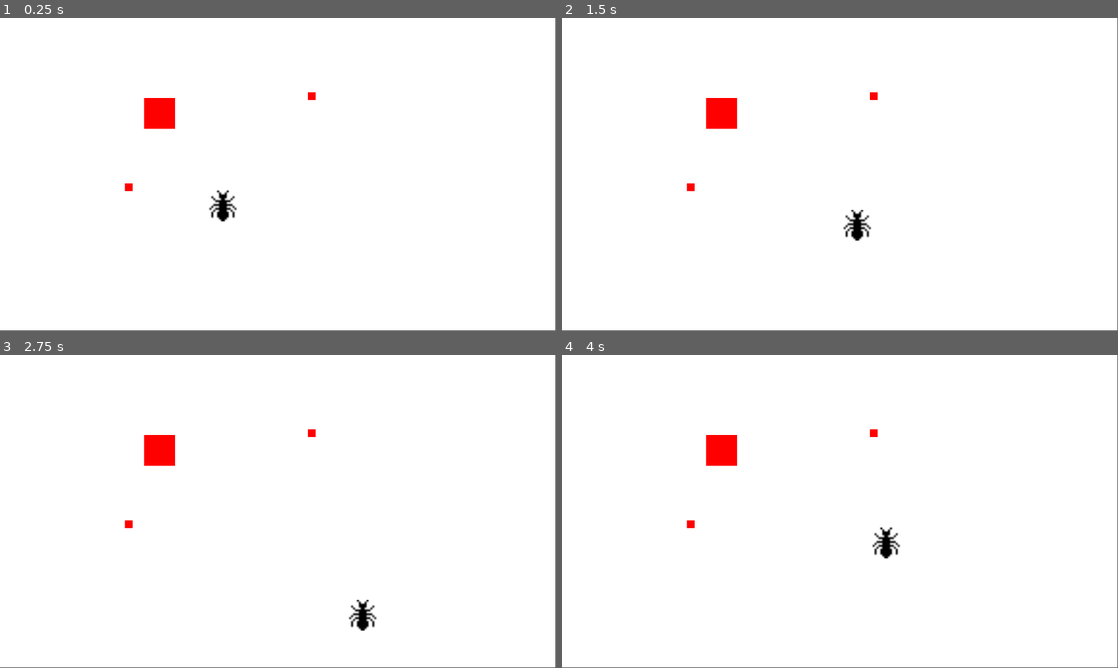
Above: before the commit, frames 1-4 (two rows, left to right).
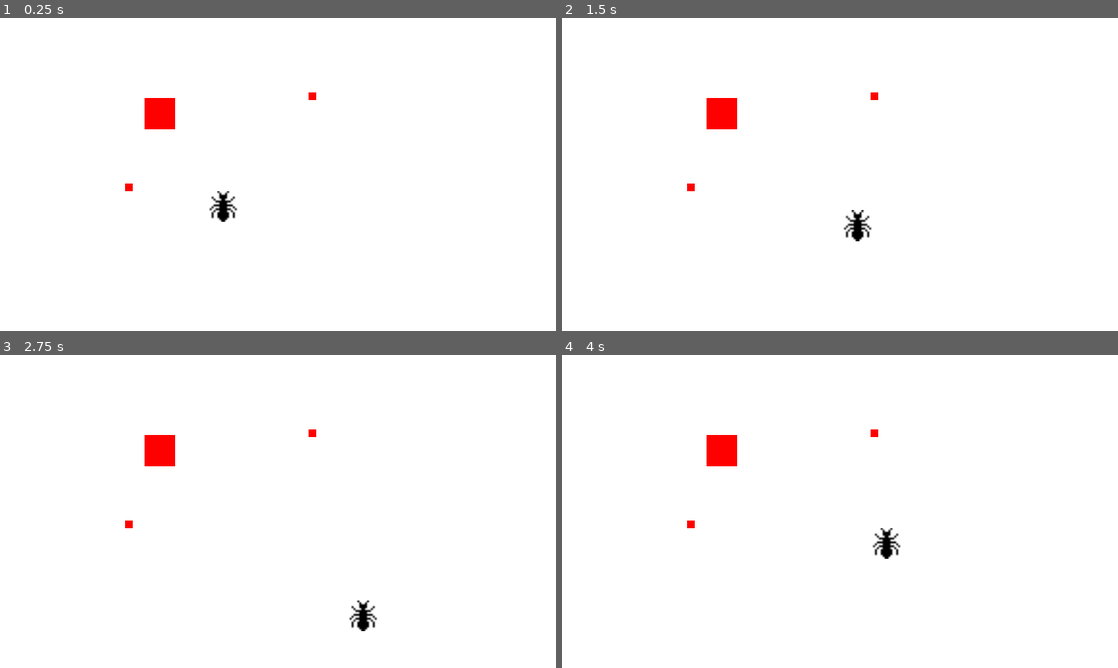
Above: after the commit, the same moments.

Repository: WhitePuppyGD/CollectiveSort
Game: Godot game, scene res://scenes/field.tscn
The game is run twice, just before and just after one commit, with the same random seed, the same clock (stepped at 60 frames per second) and the same inputs.
Inputs:
- Up to frame 1 (0.25 s): no input
- Up to frame 2 (1.5 s): tap Enter at 0.5 s; hold Right (ui_right) 0.53-1.28 s; hold Down (ui_down) from 1.28 s (still down)
- Up to frame 3 (2.75 s): release Down (ui_down) at 2.03 s; hold Right (ui_right) from 2.03 s (still down)
- Up to frame 4 (4 s): release Right (ui_right) at 2.78 s; hold Up (ui_up) 2.78-3.53 s; hold Left (ui_left) from 3.53 s (still down)
In our replay, the window is 799x449 before the commit and 800x450 after it. These sizes can differ from the game's own. Grey fills any space a smaller window leaves; there, only what the larger window draws over its background counts as a difference.

The runs differ from the first frame. In frame 1, 0.2% of the frame differs, in the area x 22-57%, y 23-66%; in frame 2, 0.2%; in frame 3, 0.3%, in the area x 22-68%, y 23-89%; in frame 4, 0.2%.

Commit message:
Square as static body

Diff:
--- a/project.godot
+++ b/project.godot
@@ -15,6 +15,11 @@
 config/features=PackedStringArray("4.3", "Forward Plus")
 config/icon="res://icon.svg"
 
+[display]
+
+window/stretch/mode="canvas_items"
+window/stretch/aspect="expand"
+
 [rendering]
 
 environment/defaults/default_clear_color=Color(1, 1, 1, 1)
--- a/scenes/ant.gd
+++ b/scenes/ant.gd
@@ -18,7 +18,7 @@
 
 
 var speed = 200  # Vitesse du personnage en pixels par seconde
-
+var carried_object = null
 
 
 func _physics_process(delta: float) -> void:
@@ -30,6 +30,9 @@
 
 	# Définir la vélocité du personnage
 	velocity = input_vector * speed
+
+	if carried_object:
+		carried_object.position = position
 
 # Déplacer le personnage et détecter les collisions
 #	var collision = move_and_collide(velocity * delta)
@@ -51,3 +54,13 @@
 
 	#On peut agir sur les paramètres du Square rencontré
 	area.position = position
+
+
+
+func _on_area_2d_body_entered(body: Node2D) -> void:
+
+	print("Collision", body)
+	body.position = position
+	carried_object = body
+
+	pass # Replace with function body.
--- a/scenes/ant.tscn
+++ b/scenes/ant.tscn
@@ -3,31 +3,31 @@
 [ext_resource type="Texture2D" uid="uid://k7lyytxtr5yf" path="res://artwork/ant.png" id="1_3gwff"]
 [ext_resource type="Script" path="res://scenes/ant.gd" id="1_prexr"]
 
+[sub_resource type="CapsuleShape2D" id="CapsuleShape2D_xn5j1"]
+
 [sub_resource type="CapsuleShape2D" id="CapsuleShape2D_yb3cw"]
 radius = 7.625
 height = 18.0
 
-[sub_resource type="CapsuleShape2D" id="CapsuleShape2D_d27xe"]
-radius = 31.0
-height = 72.0
+[node name="Ant" type="CharacterBody2D"]
+collision_layer = 2
+collision_mask = 3
+script = ExtResource("1_prexr")
 
-[node name="Ant" type="CharacterBody2D"]
-script = ExtResource("1_prexr")
+[node name="CollisionShape2D" type="CollisionShape2D" parent="."]
+shape = SubResource("CapsuleShape2D_xn5j1")
+disabled = true
 
 [node name="Sprite2D" type="Sprite2D" parent="."]
 position = Vector2(-10.5, 13)
 scale = Vector2(4, 4)
 texture = ExtResource("1_3gwff")
 
-[node name="CollisionShape2D" type="CollisionShape2D" parent="."]
-position = Vector2(-10, 13)
+[node name="Area2D" type="Area2D" parent="."]
+
+[node name="CollisionShape2D" type="CollisionShape2D" parent="Area2D"]
+position = Vector2(-11, 14)
 scale = Vector2(4, 4)
 shape = SubResource("CapsuleShape2D_yb3cw")
 
-[node name="Area2D" type="Area2D" parent="."]
-
-[node name="CollisionShape2D" type="CollisionShape2D" parent="Area2D"]
-position = Vector2(-10, 13)
-shape = SubResource("CapsuleShape2D_d27xe")
-
-[connection signal="area_entered" from="Area2D" to="." method="_on_area_2d_area_entered"]
+[connection signal="body_entered" from="Area2D" to="." method="_on_area_2d_body_entered"]
--- a/scenes/square.tscn
+++ b/scenes/square.tscn
@@ -5,7 +5,7 @@
 [sub_resource type="RectangleShape2D" id="RectangleShape2D_f680a"]
 size = Vector2(16, 16)
 
-[node name="Square" type="Area2D"]
+[node name="Square" type="StaticBody2D"]
 
 [node name="Sprite2D" type="Sprite2D" parent="."]
 modulate = Color(1, 0, 0, 1)
